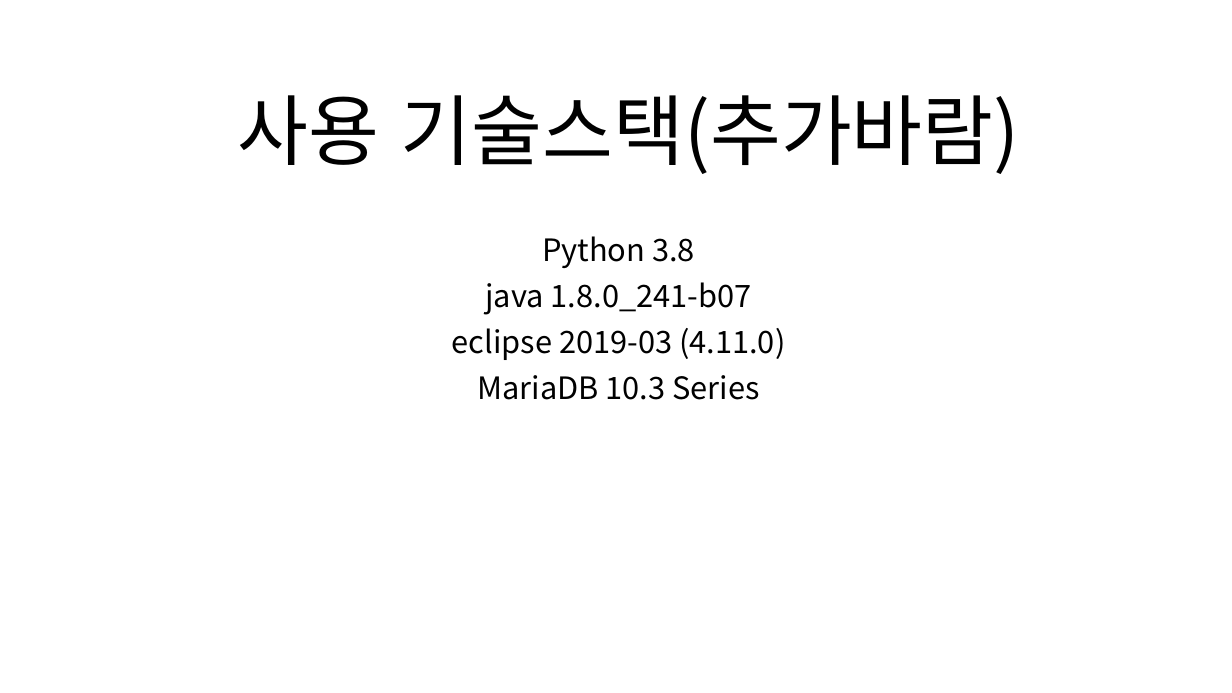
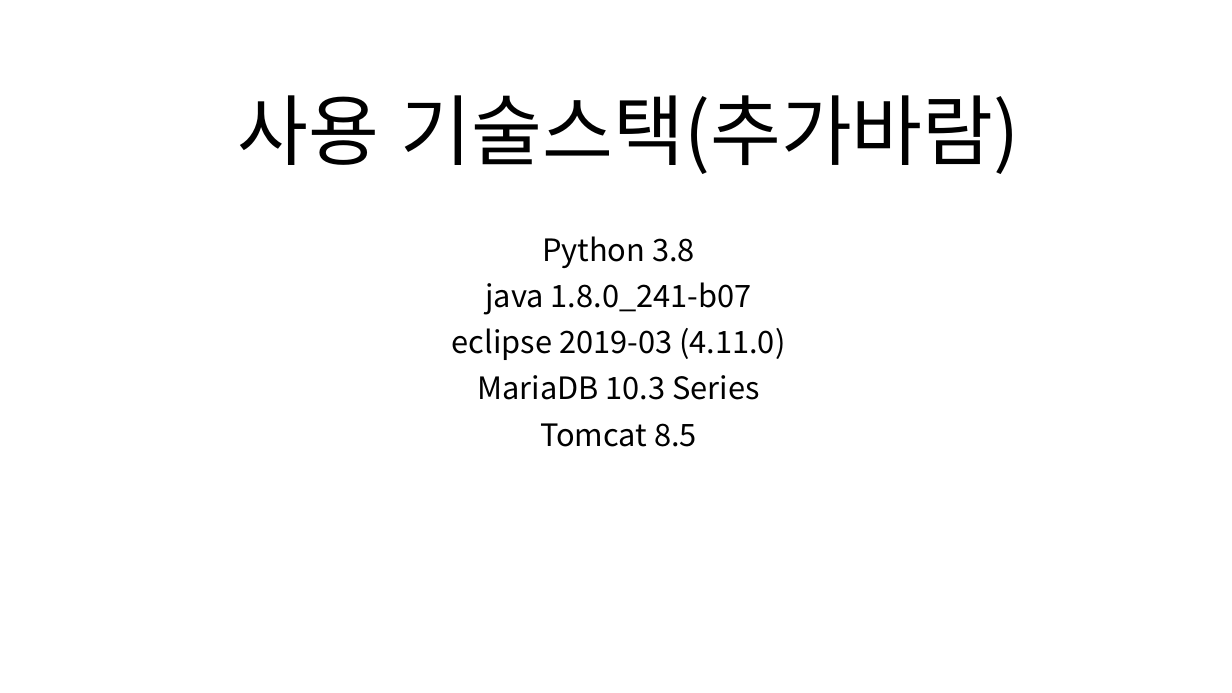
Before and after one commit to aa991102/kospiece, a slide deck: slide 2 of PersonalFolder/modeling/코스피스-스토리보드-통합.pptx. Drawn at 1232x693 pixels with LibreOffice and Linux fonts; fonts in the diff are those of the drawing. Boxes give left, top, right and bottom in pixels: in the first picture for what was removed or moved away, otherwise in the second. Text is boxed around its words. In the diff, an @@ line names an element or a change of style, - is before the commit and + after.

```diff
--- a/PersonalFolder/modeling/코스피스-스토리보드-통합.pptx
+++ b/PersonalFolder/modeling/코스피스-스토리보드-통합.pptx
@@ subtitle at (540,423,697,447): paragraph added @@
+Tomcat 8.5
```
Also in this commit, not shown: 11 other slides changed, 8 other files.
